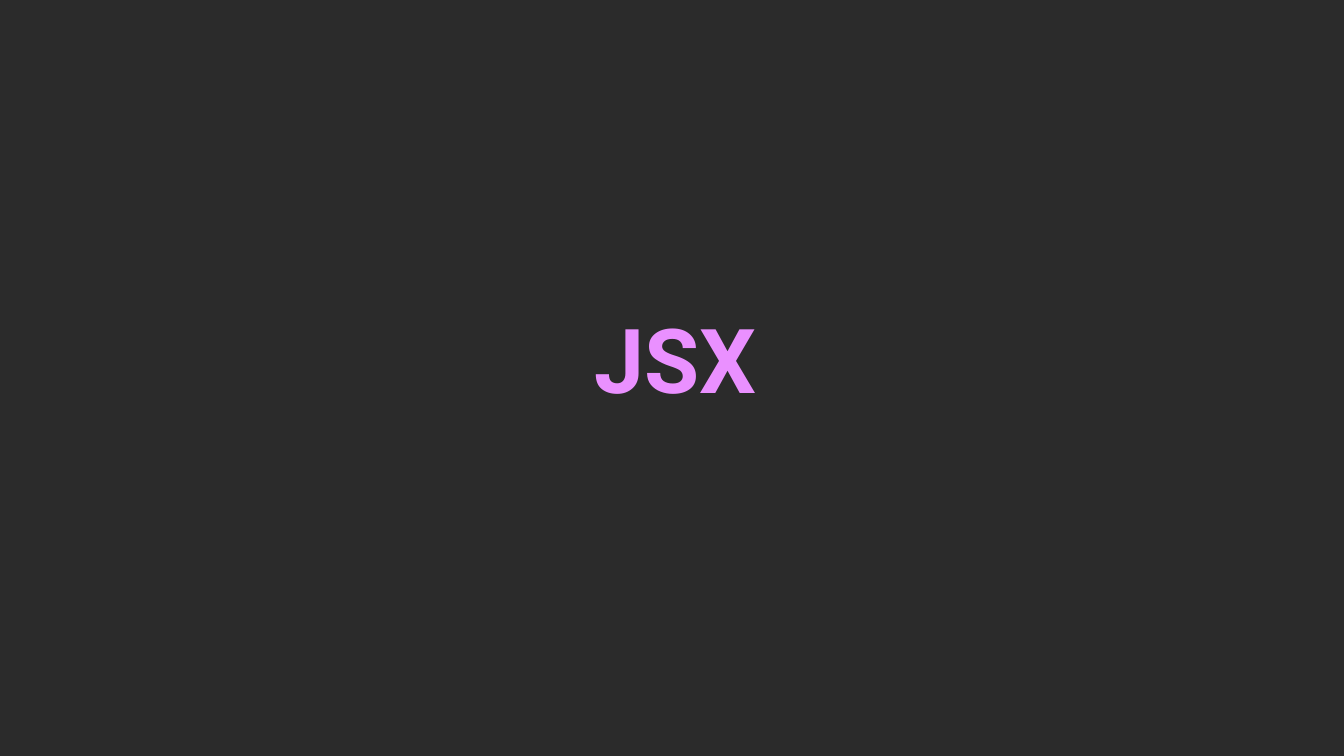
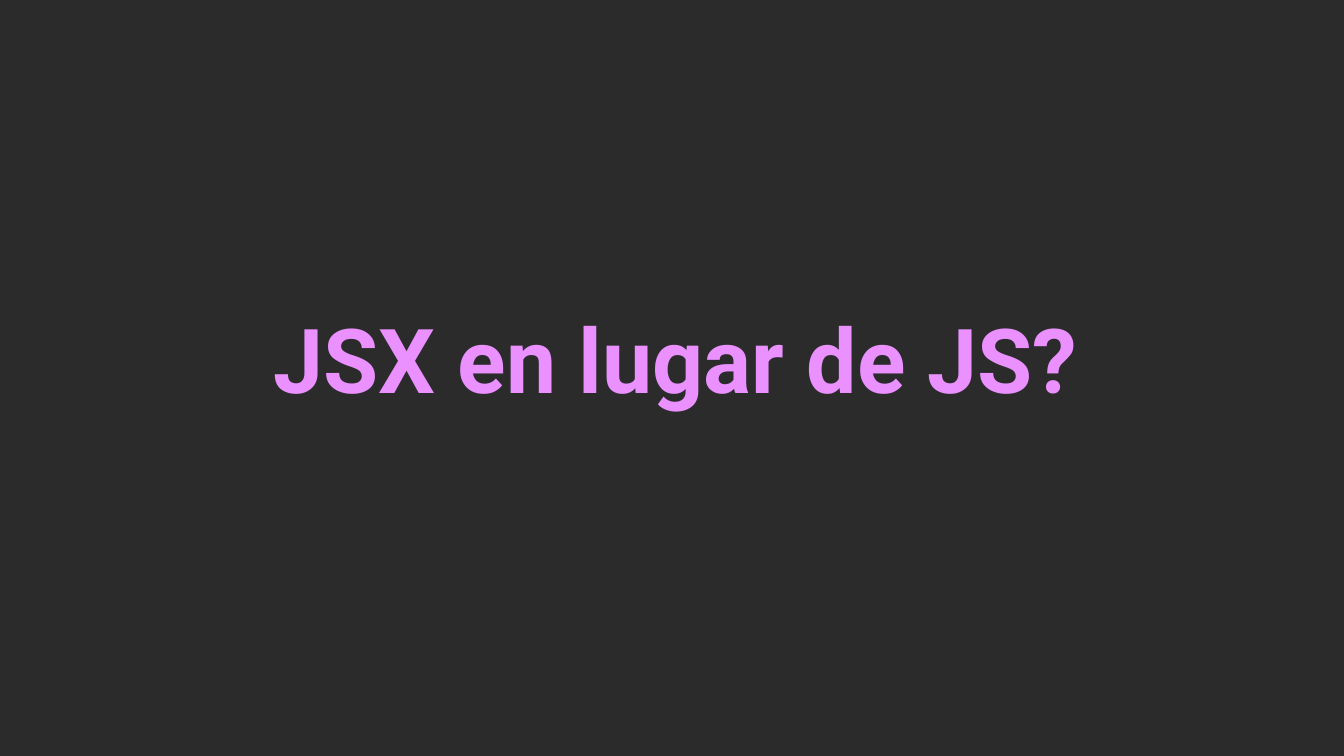
Before and after one commit to Arturogrottoli/Project-React-Js, a slide deck: slide 5 of Clase02/Unidad 2 - Clase en vivo.pptx (slide 7 before the commit). Drawn at 1344x756 pixels with LibreOffice and Linux fonts; fonts in the diff are those of the drawing; background and template pictures are left out; a plain dark background stands for a picture behind light text. Boxes give left, top, right and bottom in pixels: in the first picture for what was removed or moved away, otherwise in the second. Text is boxed around its words. In the diff, an @@ line names an element or a change of style, - is before the commit and + after.

```diff
--- a/Clase02/Unidad 2 - Clase en vivo.pptx
+++ b/Clase02/Unidad 2 - Clase en vivo.pptx
@@ text at bbox=[274, 326, 1078, 412]: text changed @@
-JSX
+JSX en lugar de JS?
```
Also in this commit, not shown: 3 other slides changed, 2 slides removed.
